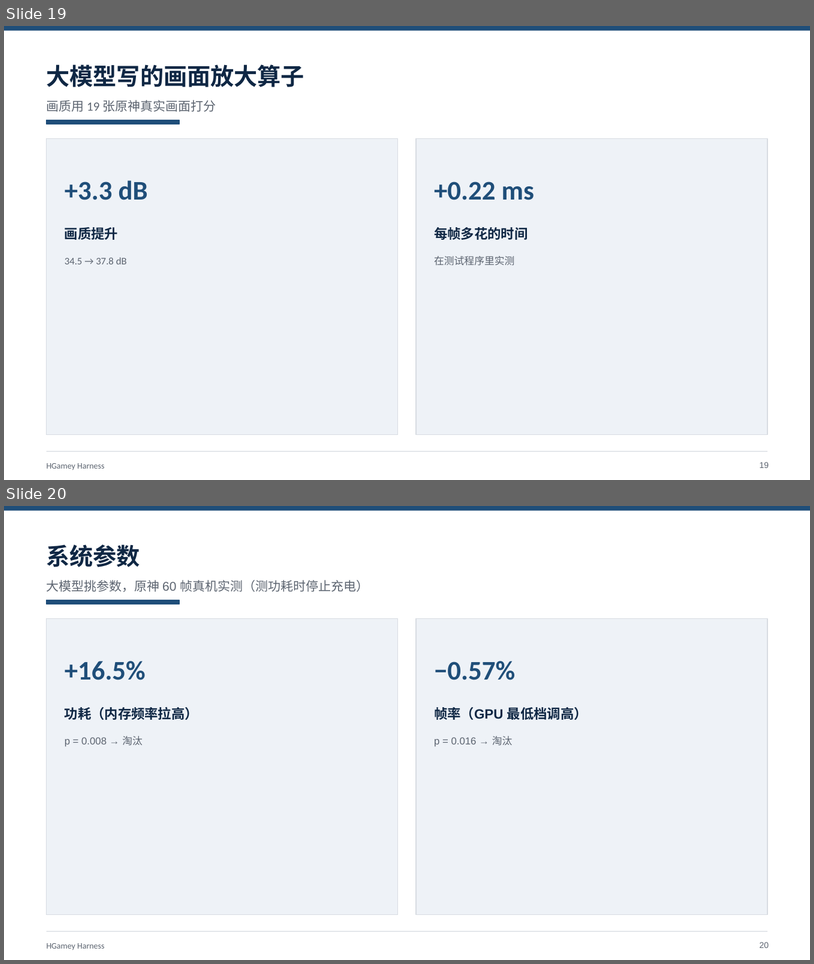
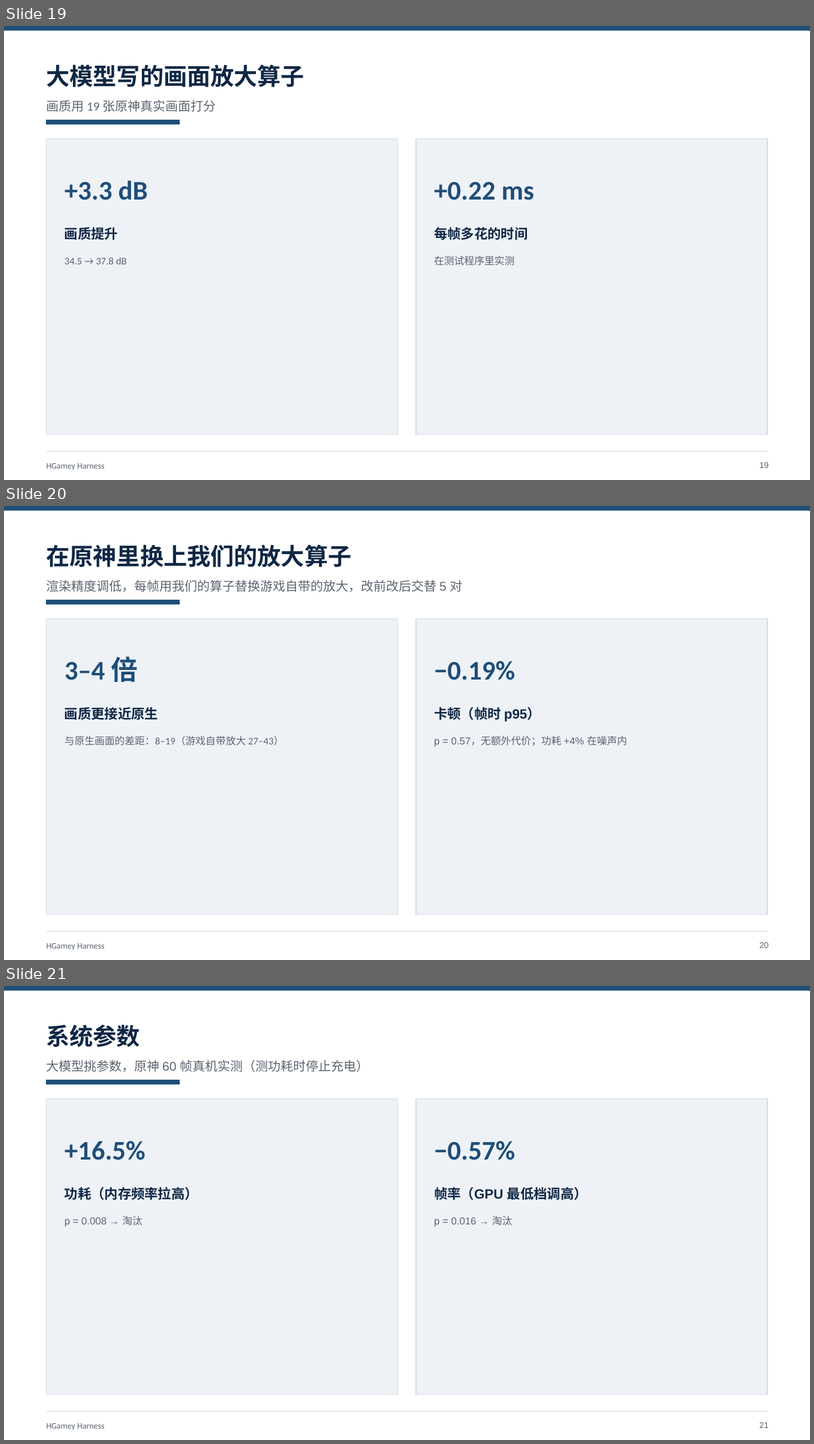
Before and after one commit to HGamey/docs, a slide deck: slides/2026-09-24-HGamey-Harness.pptx. Shown one above the other, each under a label of ours: slides 19 and 20 before the commit, slides 19, 20 and 21 after it. The pictures are 814x964 and 814x1444 pixels, drawn with LibreOffice and Linux fonts; fonts in the diff are those of the drawing. Boxes give left, top, right and bottom in pixels: in the first picture for what was removed or moved away, otherwise in the second. Text is boxed around its words. In the diff, an @@ line names an element or a change of style, - is before the commit and + after.

Commit message:
PPT：新增「在原神里换上我们的放大算子」（第 20 页），更新「接下来」

```diff
--- a/slides/2026-09-24-HGamey-Harness.pptx
+++ b/slides/2026-09-24-HGamey-Harness.pptx
@@ slide 20 added at box(4, 506, 810, 960), background #FFFFFF; not listed: 3 template elements that a slide beside it also shows @@
@@ text added at box(47, 544, 352, 567), 28 pt, text #0F2744, bold @@
+在原神里换上我们的放大算子
@@ text added at box(47, 580, 463, 592), 15 pt, text #5C6470 @@
+渲染精度调低，每帧用我们的算子替换游戏自带的放大，改前改后交替 5 对
@@ rectangle added at box(47, 600, 179, 604), fill #1F4E79, outline #1F4E79 1 pt @@
@@ rectangle added at box(47, 619, 398, 915), fill #EEF2F7, outline #D8DCE2 1 pt @@
@@ rectangle added at box(416, 619, 768, 915), fill #EEF2F7, outline #D8DCE2 1 pt @@
@@ text added at box(65, 656, 138, 682), 32 pt, text #1F4E79, bold @@
+3–4 倍
@@ text added at box(434, 661, 515, 680), 32 pt, text #1F4E79, bold @@
+−0.19%
@@ text added at box(65, 707, 158, 720), 16 pt, text #0F2744, bold @@
+画质更接近原生
@@ text added at box(434, 707, 541, 721), 16 pt, text #0F2744, bold @@
+卡顿（帧时 p95）
@@ text added at box(65, 736, 284, 745), 12 pt, text #5C6470 @@
+与原生画面的差距：8–19（游戏自带放大 27–43）
@@ text added at box(434, 736, 627, 747), 12 pt, text #5C6470 @@
+p = 0.57，无额外代价；功耗 +4% 在噪声内
@@ page number added at box(760, 942, 770, 948), 10 pt, text #5C6470 @@
+20
@@ what was slide 20 is now slide 21 @@
@@ page number at box(760, 1422, 770, 1428): text changed @@
-20
+21
```
Also in this commit, not shown: 1 slide changed.
